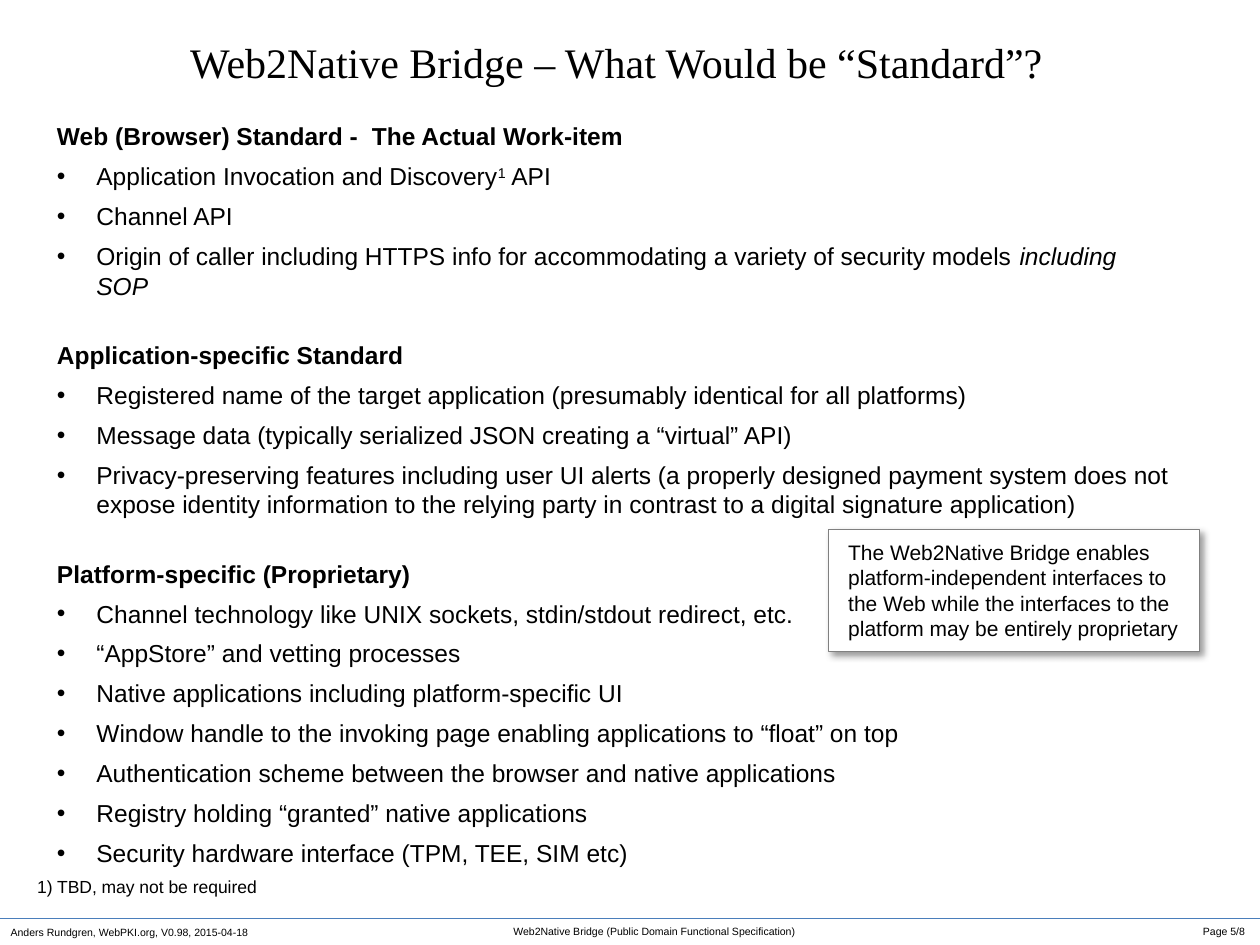
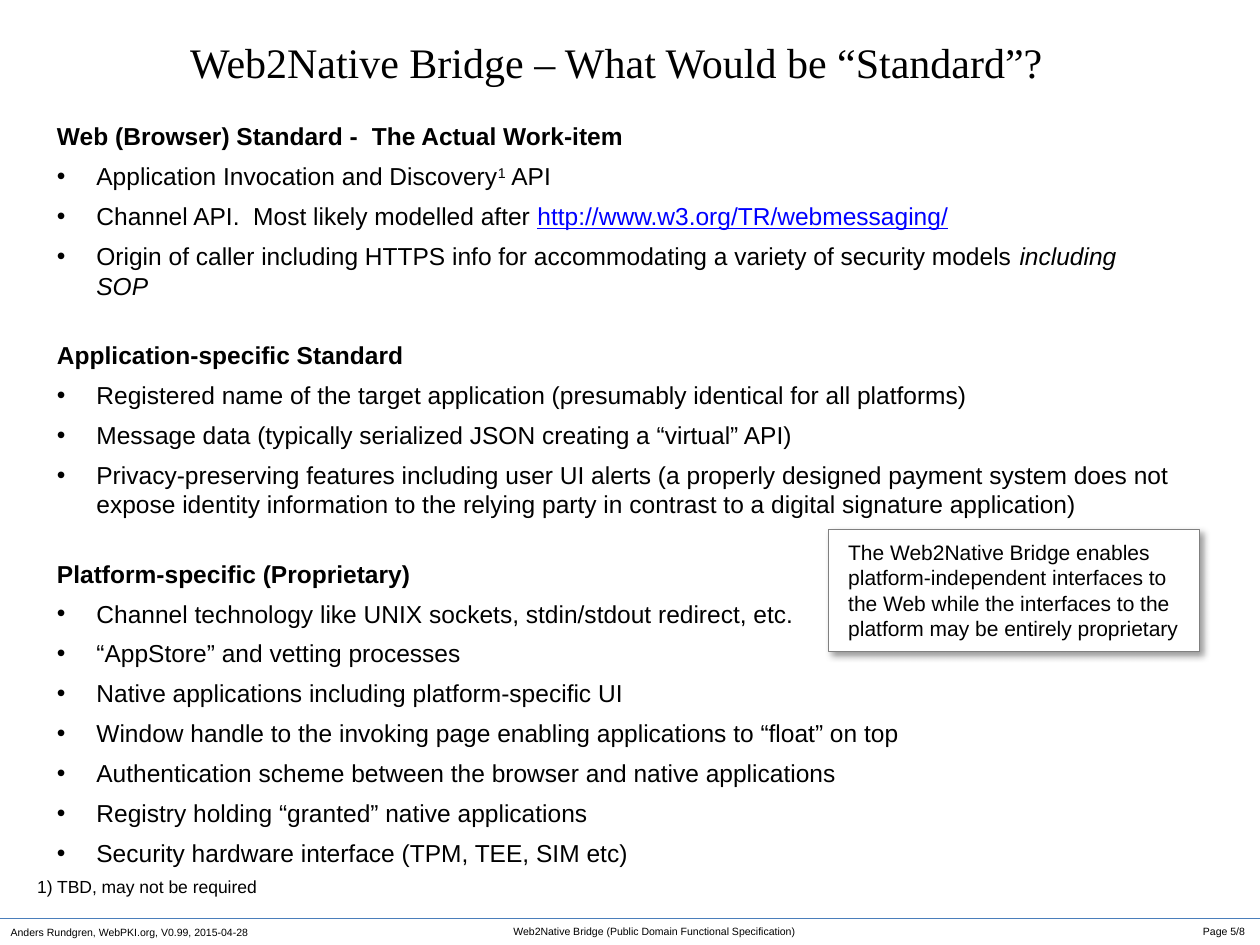
Before and after one commit to cyberphone/openkeystore.old, a slide deck: slide 5 of resources/docs/web2native-bridge.pptx. Drawn at 1260x945 pixels with LibreOffice and Linux fonts; fonts in the diff are those of the drawing. Boxes give left, top, right and bottom in pixels: in the first picture for what was removed or moved away, otherwise in the second. Text is boxed around its words. In the diff, an @@ line names an element or a change of style, - is before the commit and + after.

```diff
--- a/resources/docs/web2native-bridge.pptx
+++ b/resources/docs/web2native-bridge.pptx
@@ text at bbox=[96, 207, 947, 230]: text changed @@
-• Channel API
+• Channel API. Most likely modelled after http://www.w3.org/TR/webmessaging/
@@ text at bbox=[11, 928, 248, 938]: text changed @@
-Anders Rundgren, WebPKI.org, V0.98, 2015-04-18
+Anders Rundgren, WebPKI.org, V0.99, 2015-04-28
```
Also in this commit, not shown: 7 other slides changed, 1 other file.
